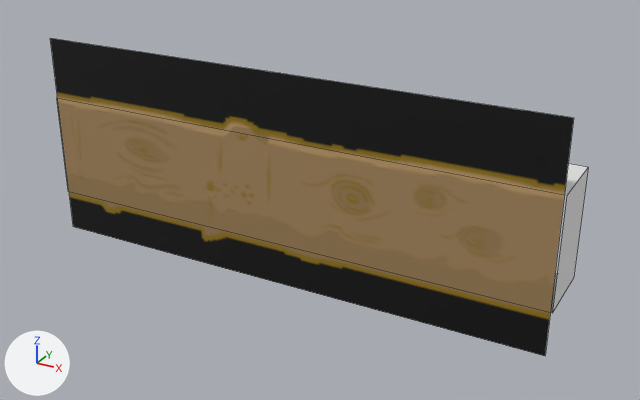
Renders of the Blender file Content/PuffBOMB/3D/Mountain/DarkLogH7.blend from each side of a commit.
Both versions are drawn from a camera (50 mm lens) standing at (18.35, -18.86, 11.66) and looking at (7.95, 0.05, 2.2). The axes (+X, +Y, +Z) are drawn at lower left. The lights are the same throughout. Mesh edges are drawn as thin lines.

The scene before the commit, as lines of its bpy script (objects in view):
```python
me_cube = bpy.data.meshes.new('Cube')
me_cube.from_pydata([(2.68, 0.7, -0.13), (2.68, 0.2, -0.13), (0.17, 0.2, -0.13), (0.17, 0.7, -0.13), (2.68, 0.7, 0.2), (2.68, 0.2, 0.2), (0.17, 0.2, 0.2), (0.17, 0.7, 0.2)], [], [(0, 4, 5, 1), (1, 5, 6, 2), (2, 6, 7, 3), (4, 0, 3, 7)])
me_plane = bpy.data.meshes.new('Plane')
me_plane.from_pydata(...)  # 4 vertices, 1 face; spans x 0.0..2.5, y 0.0..1.0, z 0.2
me_plane.materials.append(mat_darklog7_png)  # picture img_darklog7_png
ob_cube = bpy.data.objects.new('Cube', me_cube)
ob_cube.location = (-1.1, 0.2, 0.0)
ob_cube.rotation_euler = (1.571, 0.0, 0.0)  # degrees (90, 0, 0)
ob_cube.scale = (5.83, 5.83, 5.83)
ob_plane = bpy.data.objects.new('Plane', me_plane)
ob_plane.location = (-0.1, 0.2, 0.0)
ob_plane.rotation_euler = (1.571, 0.0, 0.0)  # degrees (90, 0, 0)
ob_plane.scale = (5.83, 5.83, 5.83)
```
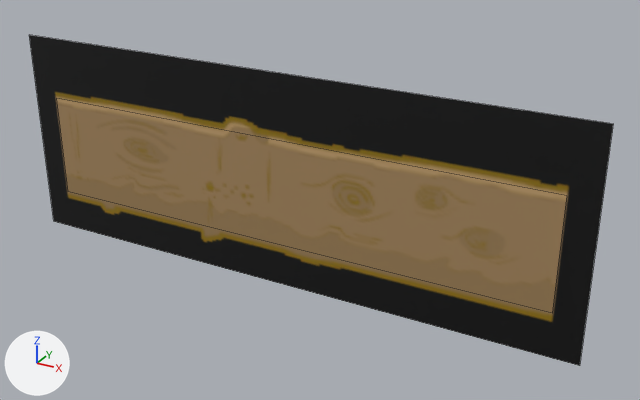
The change in detail:
Picture 'DarkLog7.png.001' (img_darklog7_png_001) is new.
Material 'DarkLog7.png.001' (mat_darklog7_png_001) is new.
Its texture is img_darklog7_png_001.
me_plane has 4 vertices, 1 face and spans x 0.0..2.5, y 0.0..1.0, z 0.2.
me_plane is used by ob_plane; location (-0.1, 0.2, 0.0); rotation (1.571, 0.0, 0.0), in degrees (90, 0, 0); scale (5.83, 5.83, 5.83).
me_plane no longer uses material mat_darklog7_png (picture img_darklog7_png).
Part 1, on me_plane:
Vertex 0 of me_plane moves from (2.5, 1.0, 0.2) at pixel (573, 117) to (2.64, 1.0, 0.2) at pixel (613, 123).
Vertex 1 of me_plane moves from (2.5, 0.0, 0.2) at pixel (545, 356) to (2.64, 0.0, 0.2) at pixel (579, 365).
Vertex 2 of me_plane moves from (0.0, 0.0, 0.2) at pixel (73, 226) to (-0.14, 0.0, 0.2) at pixel (53, 221).
Vertex 3 of me_plane moves from (0.0, 1.0, 0.2) at pixel (50, 38) to (-0.14, 1.0, 0.2) at pixel (29, 34).
me_plane now uses material mat_darklog7_png_001 (picture img_darklog7_png_001).

Pixel boxes [x1, y1, x2, y2] of what changed, in the pictures (640 x 400 px):
'Plane', recoloured, reshaped (11% wider): before [50, 38, 574, 356]; after [29, 35, 613, 366]
'Cube', unchanged, covered by the edit: before [57, 99, 588, 313]
